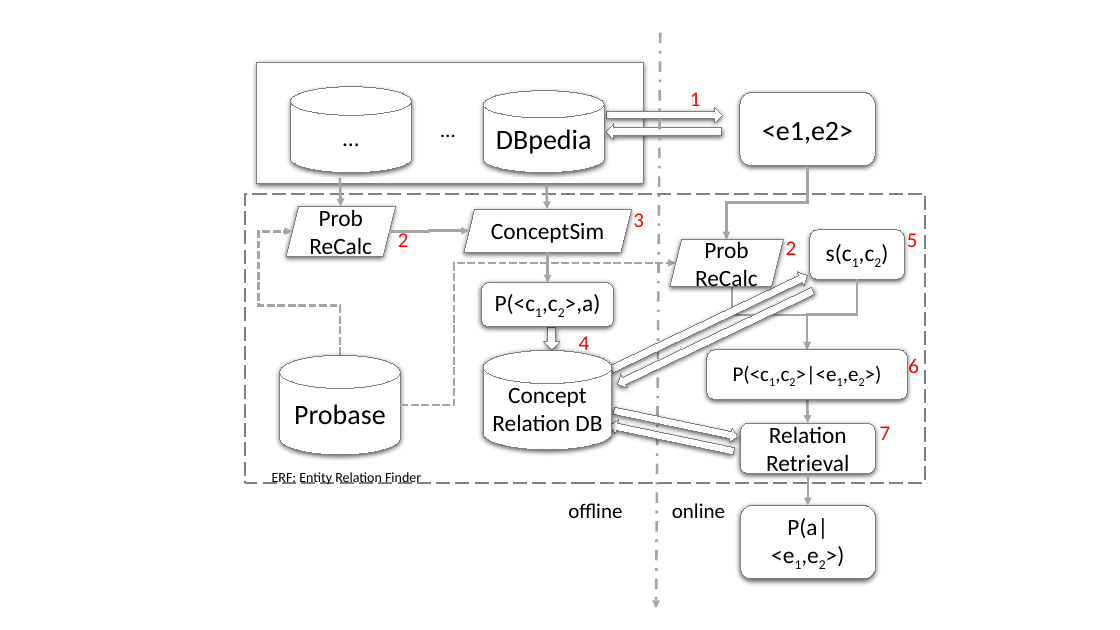
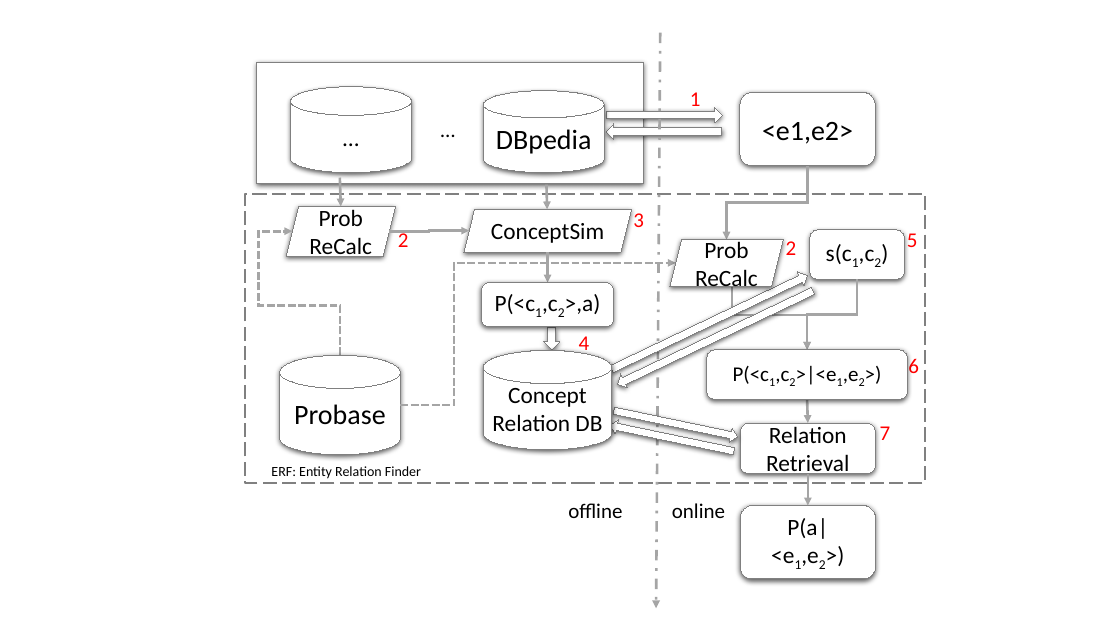
Before and after one commit to redreamality/kddexp, a slide deck: slide 6 of resources/mypaper.pptx (slide 2 before the commit). Drawn at 1120x630 pixels with LibreOffice and Linux fonts; fonts in the diff are those of the drawing. Boxes give left, top, right and bottom in pixels: in the first picture for what was removed or moved away, otherwise in the second. Text is boxed around its words. In the diff, an @@ line names an element or a change of style, - is before the commit and + after.

```diff
--- a/resources/mypaper.pptx
+++ b/resources/mypaper.pptx
@@ text "ERF: Entity Relation Finder" moved from (x1=272, y1=472, x2=421, y2=485) to (x1=271, y1=466, x2=421, y2=479) @@
```
Also in this commit, not shown: 1 other slide changed, 4 slides added, 4 other files.
